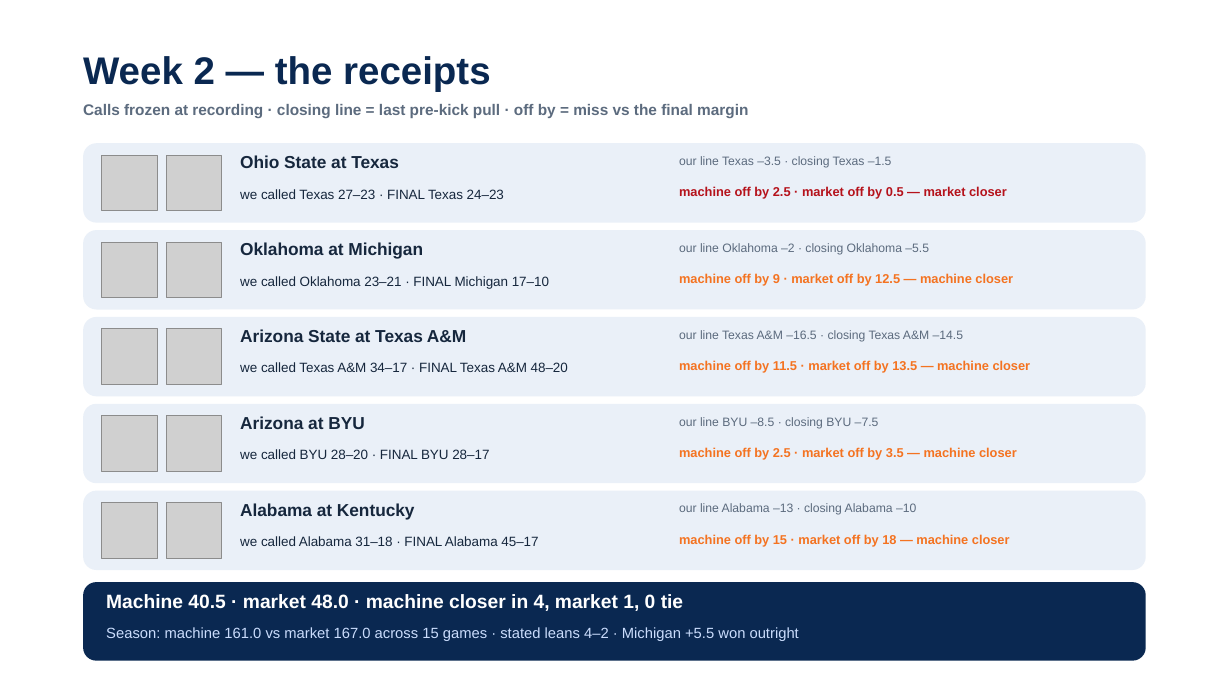
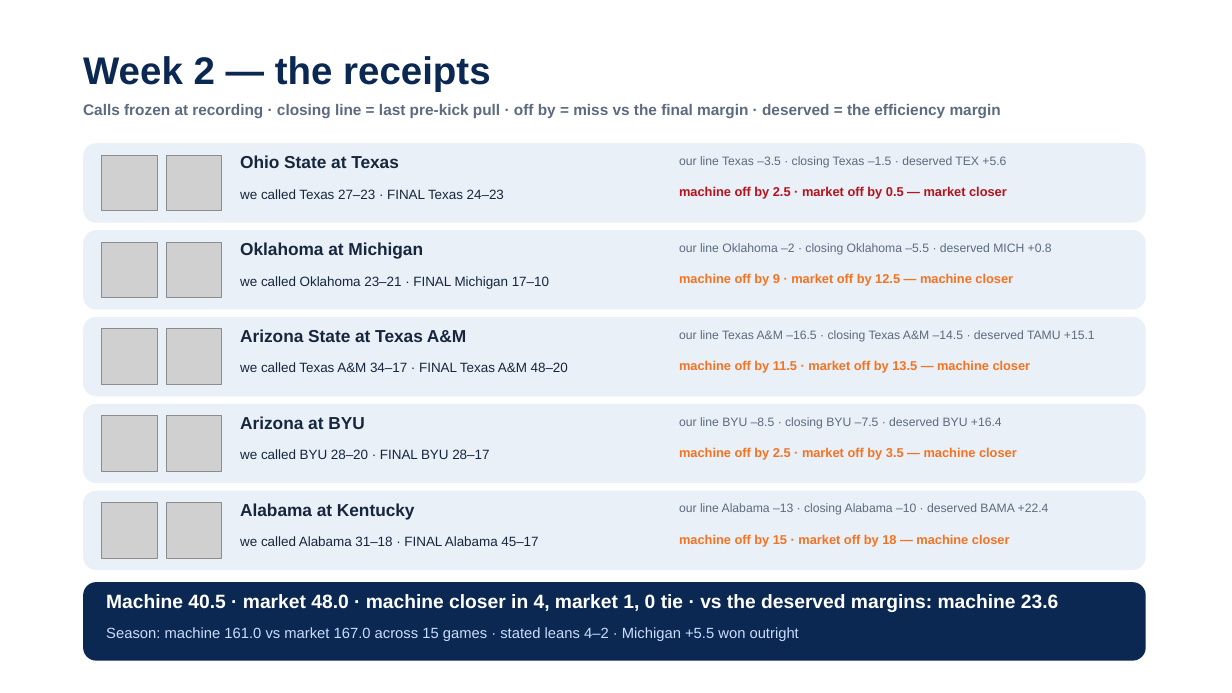
Before and after one commit to lucasalvarezflorida-lab/ncaa-fbs-analytics, a slide deck: slide 5 of decks/2026_Week3_Episode4.pptx. Drawn at 1232x693 pixels with LibreOffice and Linux fonts; fonts in the diff are those of the drawing; grey boxes stand for pictures. Boxes give left, top, right and bottom in pixels: in the first picture for what was removed or moved away, otherwise in the second. Text is boxed around its words. In the diff, an @@ line names an element or a change of style, - is before the commit and + after.

```diff
--- a/decks/2026_Week3_Episode4.pptx
+++ b/decks/2026_Week3_Episode4.pptx
@@ text at (x1=83, y1=104, x2=1001, y2=118): text changed @@
-Calls frozen at recording · closing line = last pre-kick pull · off by = miss vs the final margin
+Calls frozen at recording · closing line = last pre-kick pull · off by = miss vs the final margin · deserved = the efficiency margin
@@ text at (x1=679, y1=156, x2=1006, y2=168): text changed @@
-our line Texas –3.5 · closing Texas –1.5
+our line Texas –3.5 · closing Texas –1.5 · deserved TEX +5.6
@@ text at (x1=679, y1=243, x2=1052, y2=255): text changed @@
-our line Oklahoma –2 · closing Oklahoma –5.5
+our line Oklahoma –2 · closing Oklahoma –5.5 · deserved MICH +0.8
@@ text at (x1=679, y1=330, x2=1095, y2=342): text changed @@
-our line Texas A&M –16.5 · closing Texas A&M –14.5
+our line Texas A&M –16.5 · closing Texas A&M –14.5 · deserved TAMU +15.1
@@ text at (x1=679, y1=417, x2=1002, y2=429): text changed @@
-our line BYU –8.5 · closing BYU –7.5
+our line BYU –8.5 · closing BYU –7.5 · deserved BYU +16.4
@@ text at (x1=679, y1=503, x2=1049, y2=515): text changed @@
-our line Alabama –13 · closing Alabama –10
+our line Alabama –13 · closing Alabama –10 · deserved BAMA +22.4
@@ text at (x1=106, y1=594, x2=1058, y2=612): text changed @@
-Machine 40.5 · market 48.0 · machine closer in 4, market 1, 0 tie
+Machine 40.5 · market 48.0 · machine closer in 4, market 1, 0 tie · vs the deserved margins: machine 23.6
```
Also in this commit, not shown: 1 other slide changed, 4 other files.
